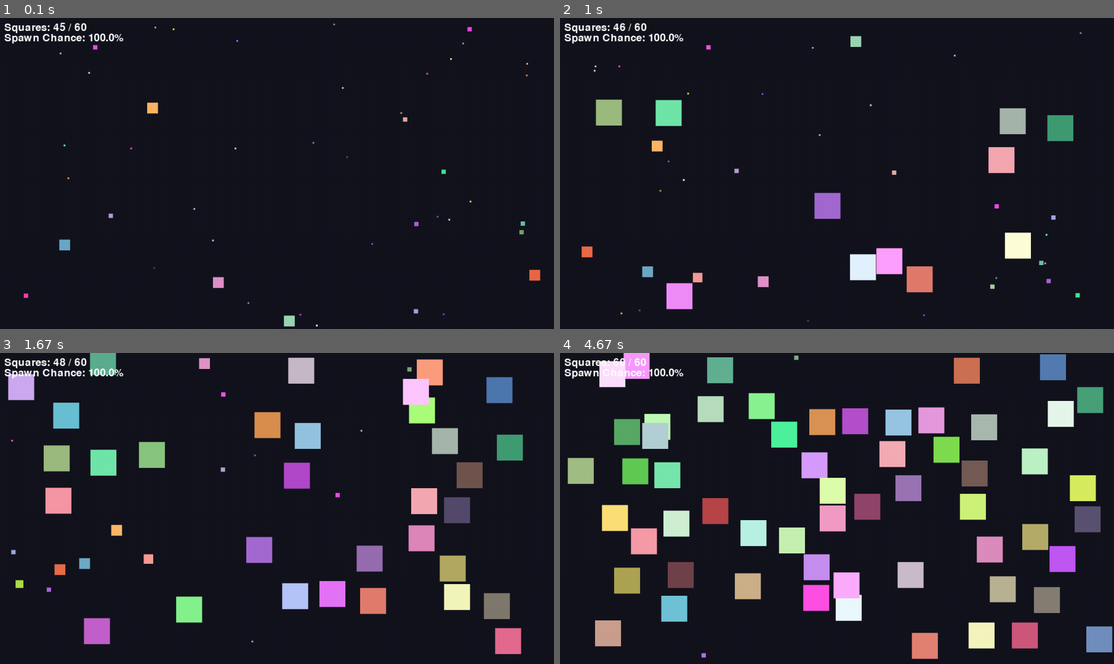
Above: before the commit, frames 1-4 (two rows, left to right).
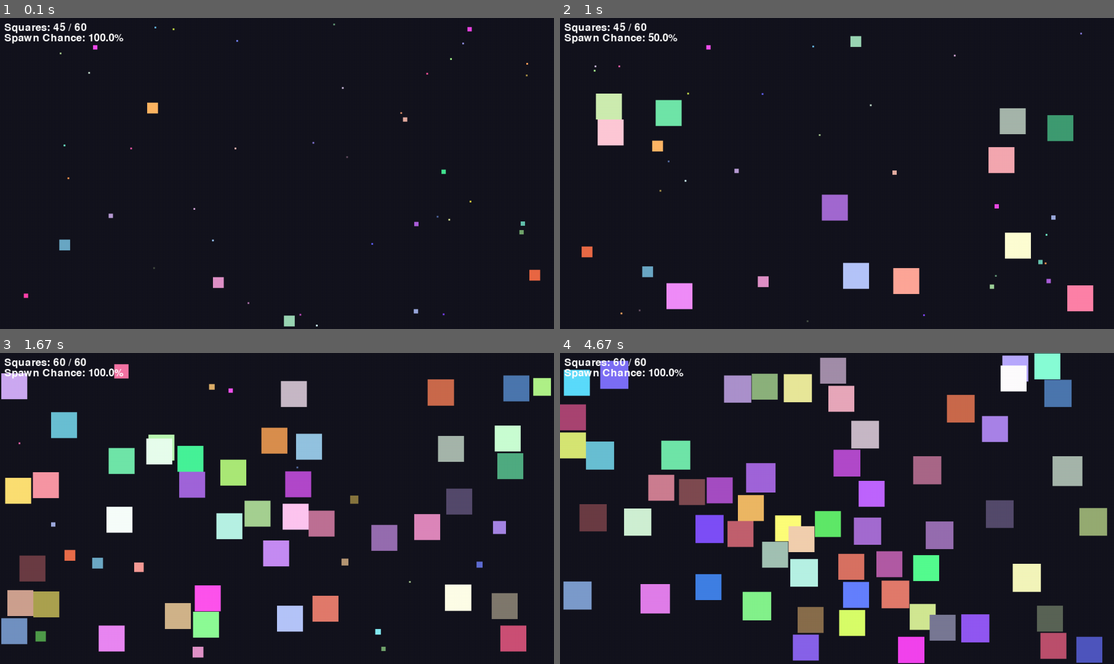
Above: after the commit, the same moments.

Repository: voanhduc0105/lab8-pygame
Game: pygame game, started from main.py
Two runs of this game, one before a commit and one after it. Both use one fixed random seed, a clock stepped at 60 frames per second and the inputs below.
Inputs:
- Up to frame 1 (0.1 s): no input
- Up to frame 2 (1 s): no input
- Up to frame 3 (1.67 s): no input
- Up to frame 4 (4.67 s): no input

Frame 1 is identical in both runs. In frame 2, 3.3% of the frame differs, in the area x 6-97%, y 1-98%; in frame 3, 23%; in frame 4, 43%, in the area x 0-100%, y 0-100%.

Commit message:
exam: q6 - eating++

Diff:
--- a/main.py
+++ b/main.py
@@ -13,6 +13,7 @@
 SQUARE_COUNT = 15
 FPS = 120
 SAME_SIZE = 60
+PROPORTION = 0.5 # 50% max
 
 # Substep to do better checks
 SUBSTEP = 4
@@ -119,8 +120,17 @@
 			# just ignore
 		if self.square_size > other.square_size:
 			store_size = other.square_size
+
 			# first kill it, the other square.
 			other.bidfarewell(listofsquares, disabledsquares)
+
+			# ex 6: Before this, we wanna make the self bigger, and maybe reset hp too
+			# pipe the value so that the max increase is 50% of its own size
+			# WINDOW_WIDTH//30 is the max size from up top
+			self.square_size += PROPORTION*(store_size/(WINDOW_WIDTH//30))
+			# increase its hp then
+			self.life = self.max_life
+
 			# then respawn it
 			other.squarecreation(listofsquares, disabledsquares, store_size)
 		else:
